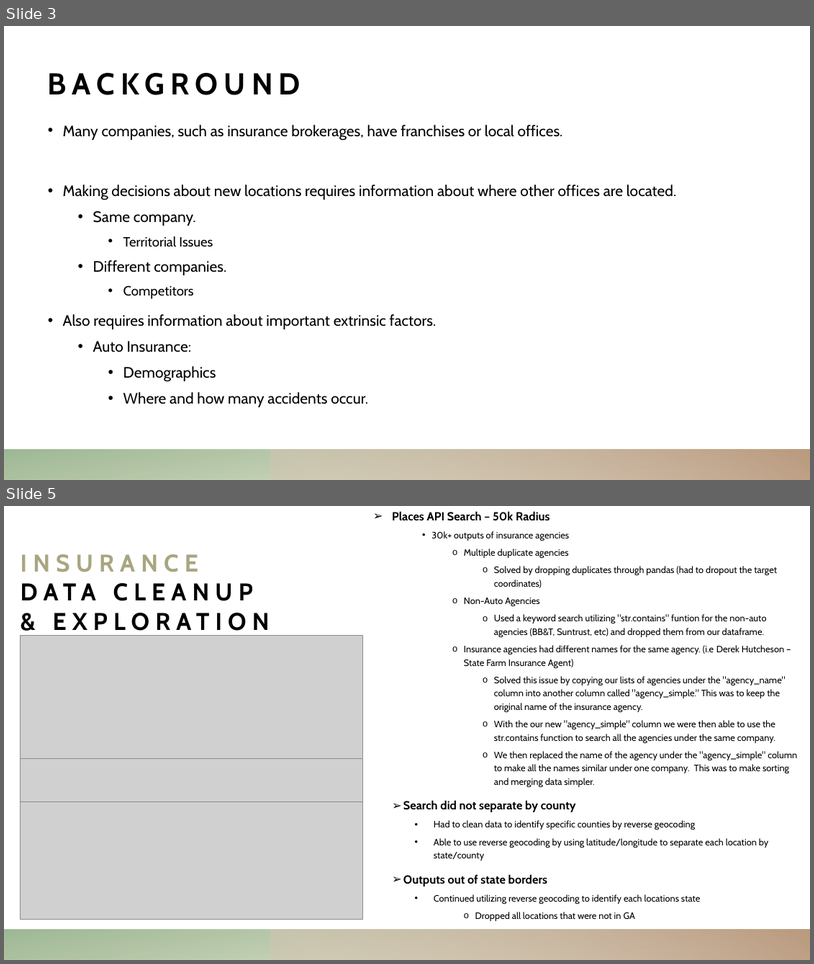
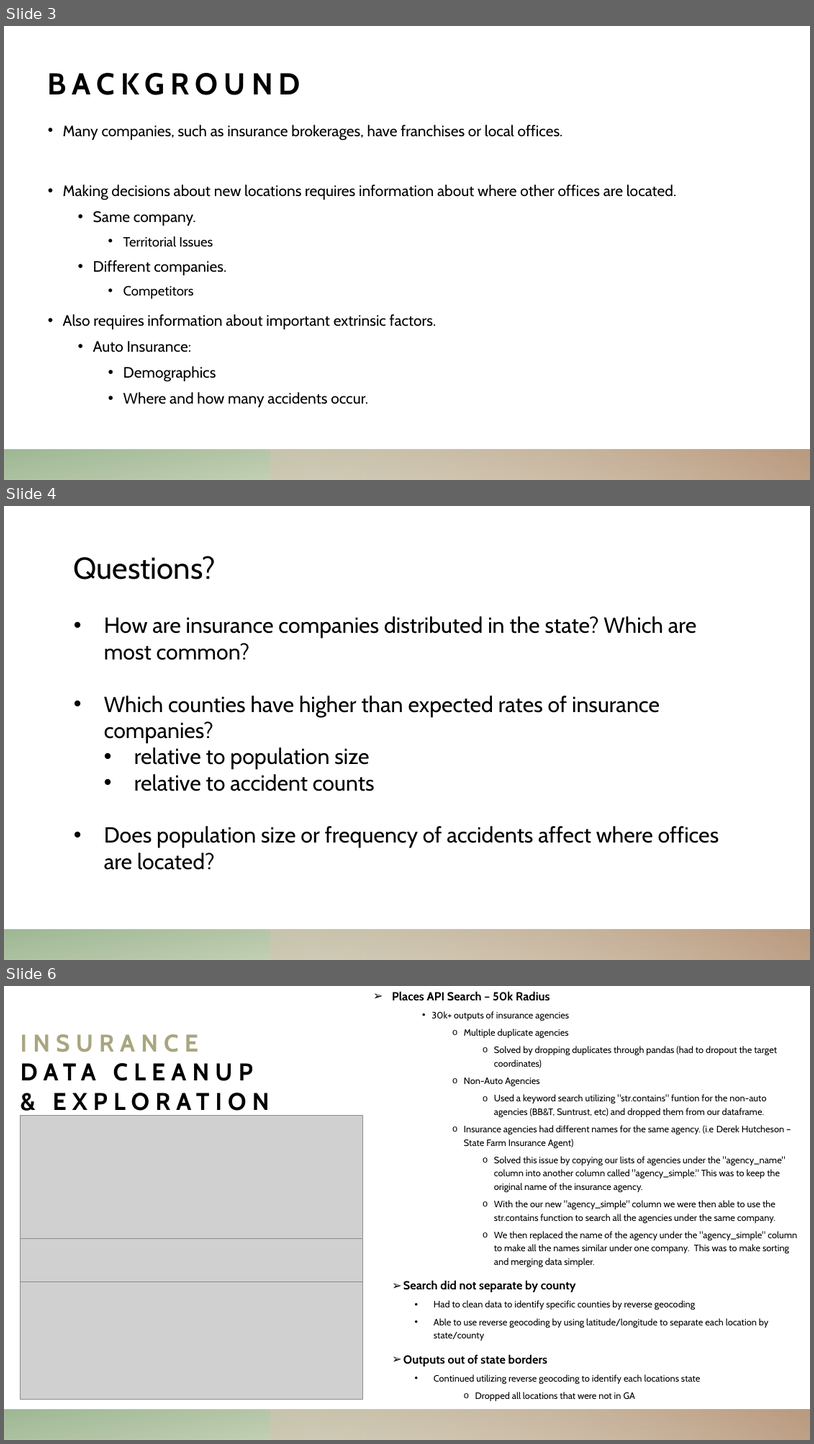
Before and after one commit to erinlzheng/project1, a slide deck: Project_1_Final.pptx. Shown one above the other, each under a label of ours: slides 3 and 5 before the commit, slides 3, 4 and 6 after it; the slides between them are not shown. The pictures are 814x964 and 814x1444 pixels, drawn with LibreOffice and Linux fonts; fonts in the diff are those of the drawing; grey boxes stand for pictures. Boxes give left, top, right and bottom in pixels: in the first picture for what was removed or moved away, otherwise in the second. Text is boxed around its words. In the diff, an @@ line names an element or a change of style, - is before the commit and + after.

```diff
--- a/Project_1_Final.pptx
+++ b/Project_1_Final.pptx
@@ slide 4 added at <box>4,506,810,960</box>, background #FFFFFF; not listed: 2 template elements that a slide beside it also shows @@
@@ text added at <box>74,556,720,870</box>, 26 pt, text #000000 @@
+Questions?
+• How are insurance companies distributed in the state? Which are most common?
+• Which counties have higher than expected rates of insurance companies?
+  • relative to population size
+  • relative to accident counts
+• Does population size or frequency of accidents affect where offices are located?
@@ what was slide 5 is now slide 6 @@
```
Also in this commit, not shown: 8 slides changed.
